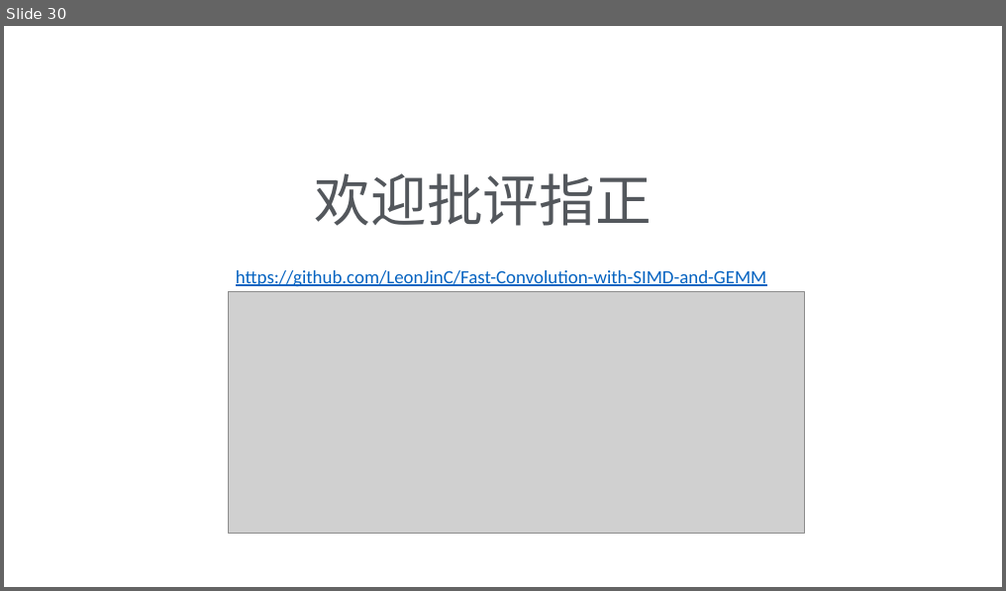
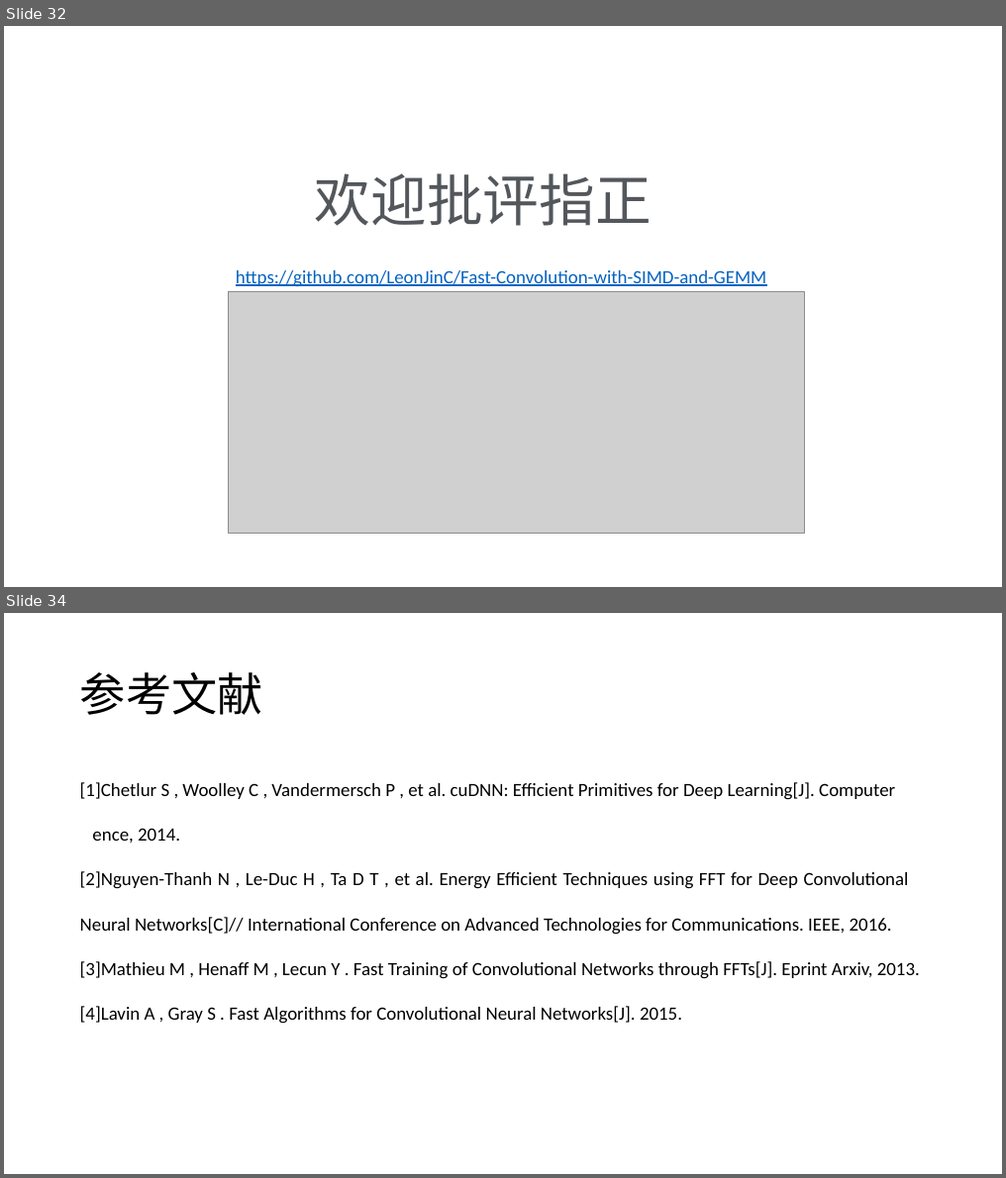
Before and after one commit to LeonJinC/Fast-Convolution-with-SIMD-and-GEMM, a slide deck: 结合SIMD和GEMM的快速卷积及其在高斯模糊中的应用.pptx. Shown one above the other, each under a label of ours: slide 30 before the commit, slides 32 and 34 after it; the slides between them are not shown. The pictures are 1006x591 and 1006x1178 pixels, drawn with LibreOffice and Linux fonts; fonts in the diff are those of the drawing; grey boxes stand for pictures. Boxes give left, top, right and bottom in pixels: in the first picture for what was removed or moved away, otherwise in the second. Text is boxed around its words. In the diff, an @@ line names an element or a change of style, - is before the commit and + after.

```diff
--- a/结合SIMD和GEMM的快速卷积及其在高斯模糊中的应用.pptx
+++ b/结合SIMD和GEMM的快速卷积及其在高斯模糊中的应用.pptx
@@ slide 34 added at [4,613,1002,1174], background #FFFFFF @@
@@ title added at [80,672,263,715], 44 pt, text #000000 @@
+参考文献
@@ text added at [80,782,920,1024], 18 pt, text #000000 @@
+[1]Chetlur S , Woolley C , Vandermersch P , et al. cuDNN: Efficient Primitives for Deep Learning[J]. Computer ence, 2014.
+[2]Nguyen-Thanh N , Le-Duc H , Ta D T , et al. Energy Efficient Techniques using FFT for Deep Convolutional Neural Networks[C]// International Conference on Advanced Technologies for Communications. IEEE, 2016.
+[3]Mathieu M , Henaff M , Lecun Y . Fast Training of Convolutional Networks through FFTs[J]. Eprint Arxiv, 2013.
+[4]Lavin A , Gray S . Fast Algorithms for Convolutional Neural Networks[J]. 2015.
@@ what was slide 30 is now slide 32 @@
```
Also in this commit, not shown: 22 slides changed, 3 other slides added, 1 slide removed, 2 other files.
